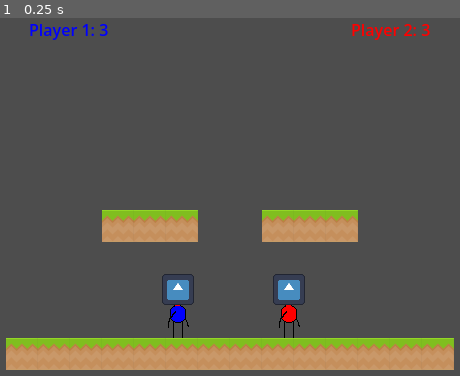
Above: before the commit, frame 1.
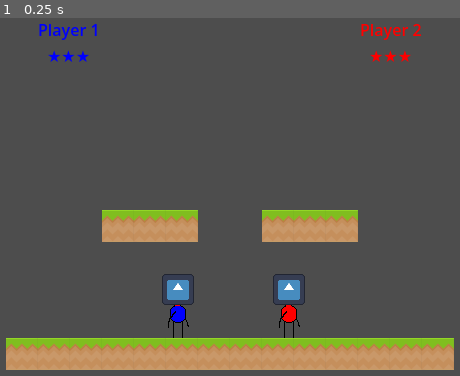
Above: after the commit, the same moment.

Repository: doctor-g/GGJ26
Game: Godot game, scene res://world/world.tscn
The game is run twice, just before and just after one commit, with the same random seed, the same clock (stepped at 60 frames per second) and the same inputs. The engine's default icon, where the game draws it, is replaced by a stand-in: a white triangle on a blue panel in a dark square.
Inputs:
- Up to frame 1 (0.25 s): no input

The runs differ from the first frame. In frame 1, 0.9% of the frame differs, in the area x 6-94%, y 1-13%.

Commit message:
Use stars instead of numbers

Diff:
--- a/project/world/lives_control.gd
+++ b/project/world/lives_control.gd
@@ -11,4 +11,7 @@
 
 
 func _update_text() -> void:
-	text = "Player %d: %d" % [number, player.lives]
+	var dots := ""
+	for i in player.lives:
+		dots += "★"
+	text = "Player %d\n%s" % [number, dots]
